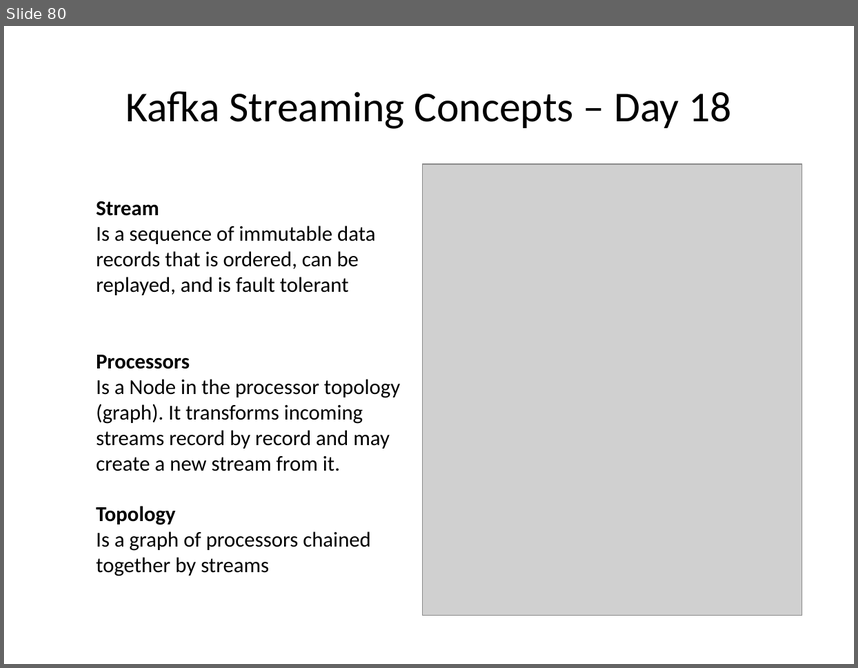
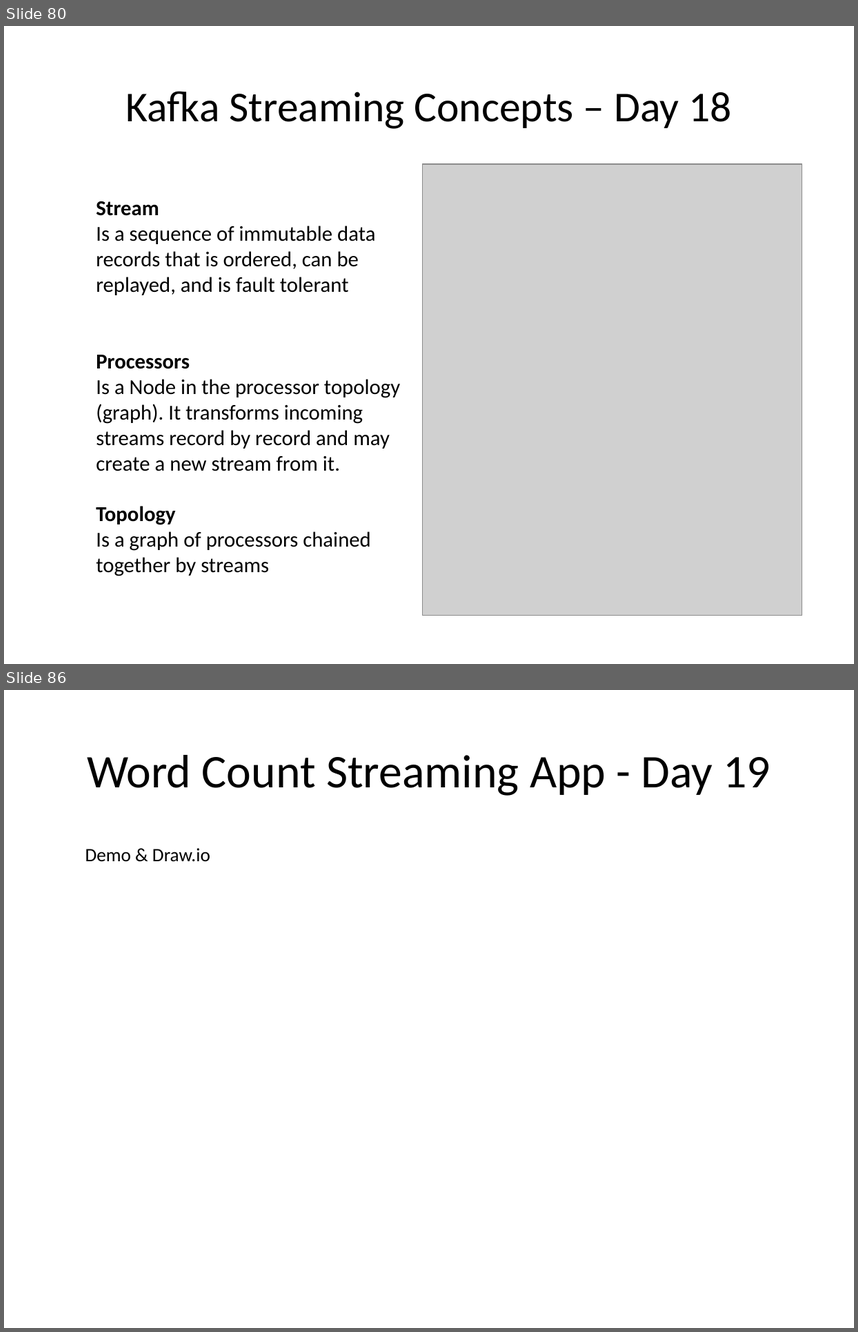
Before and after one commit to sreedharsingaraju/KafkaTutorials, a slide deck: PPT/Kafka-Teaching-Flow.pptx. Shown one above the other, each under a label of ours: slide 80 before the commit, slides 80 and 86 after it; the slides between them are not shown. The pictures are 858x668 and 858x1332 pixels, drawn with LibreOffice and Linux fonts; fonts in the diff are those of the drawing; grey boxes stand for pictures. Boxes give left, top, right and bottom in pixels: in the first picture for what was removed or moved away, otherwise in the second. Text is boxed around its words. In the diff, an @@ line names an element or a change of style, - is before the commit and + after.

Commit message:
added stream arch
added streans arch and explained wordcount in diagrams

```diff
--- a/PPT/Kafka-Teaching-Flow.pptx
+++ b/PPT/Kafka-Teaching-Flow.pptx
@@ slide 86 added at bbox=[4, 690, 854, 1328], background #FFFFFF @@
@@ title added at bbox=[87, 755, 771, 796], 39.6 pt, text #000000 @@
+Word Count Streaming App - Day 19
@@ text added at bbox=[85, 848, 210, 862], 16 pt, text #000000 @@
+  Demo & Draw.io
```
Also in this commit, not shown: 2 slides changed, 6 other slides added, 2 other files.
